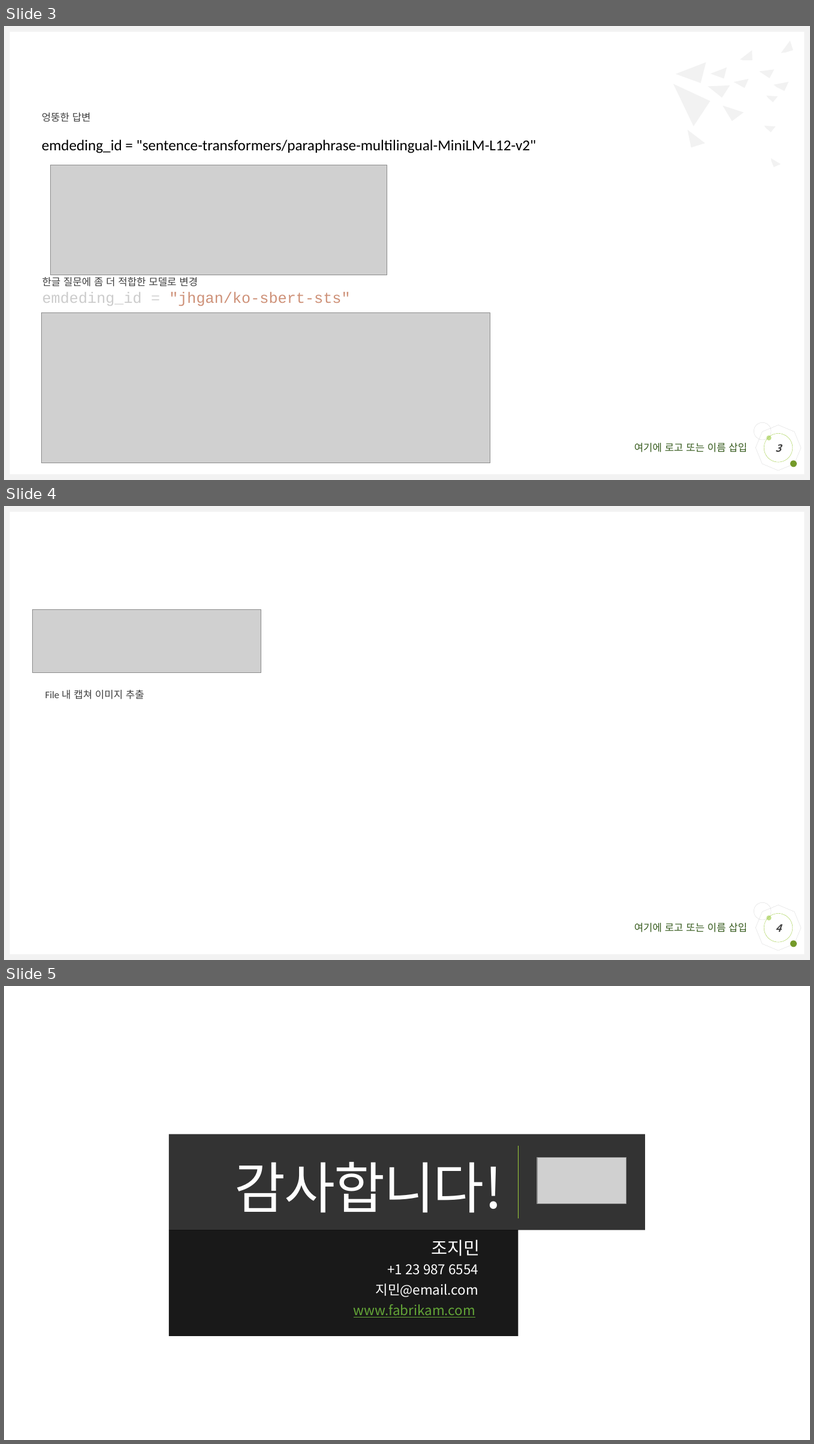
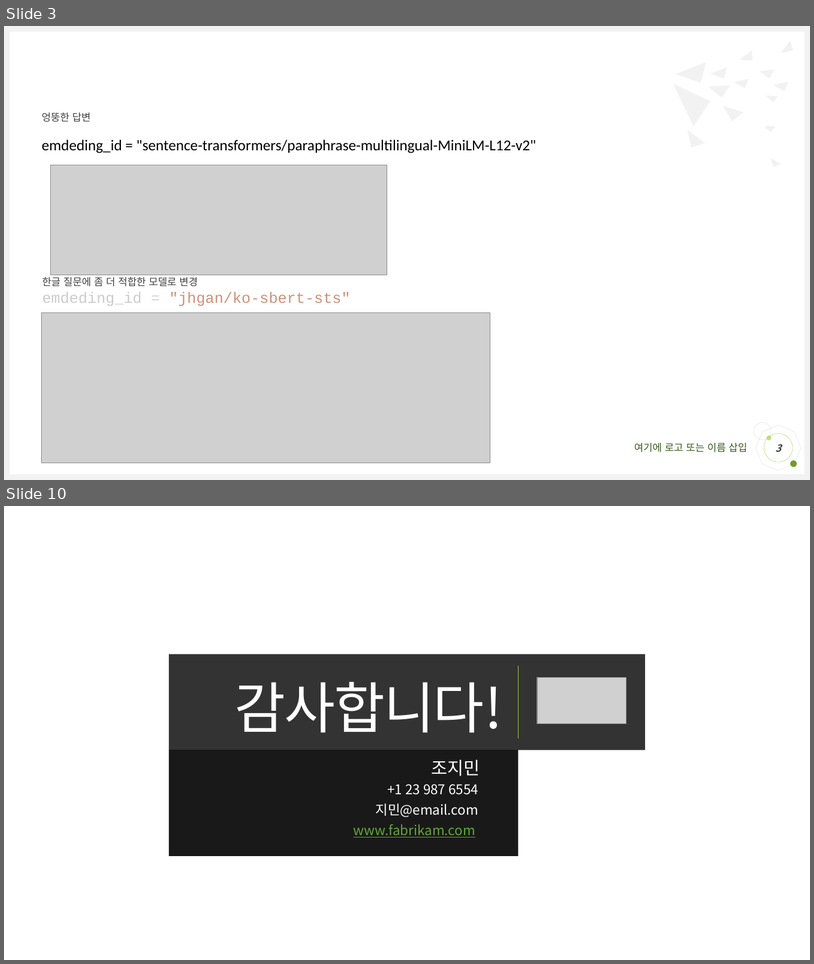
Before and after one commit to Wonchul08Lee/GenAI, a slide deck: Report.pptx. Shown one above the other, each under a label of ours: slides 3, 4 and 5 before the commit, slides 3 and 10 after it; the slides between them are not shown. The pictures are 814x1444 and 814x964 pixels, drawn with LibreOffice and Linux fonts; fonts in the diff are those of the drawing; grey boxes stand for pictures; background and template pictures are left out. Boxes give left, top, right and bottom in pixels: in the first picture for what was removed or moved away, otherwise in the second. Text is boxed around its words. In the diff, an @@ line names an element or a change of style, - is before the commit and + after.

```diff
--- a/Report.pptx
+++ b/Report.pptx
@@ slide 4 removed at box(4, 506, 810, 960), background #FFFFFF; not listed: 9 template elements that a slide beside it also shows @@
@@ picture removed at box(32, 609, 261, 673) @@
@@ text removed at box(45, 690, 144, 699) @@
-File 내 캡쳐 이미지 추출
@@ page number removed at box(764, 913, 793, 942) @@
-4
@@ what was slide 5 is now slide 10 @@
```
Also in this commit, not shown: 6 slides added.
